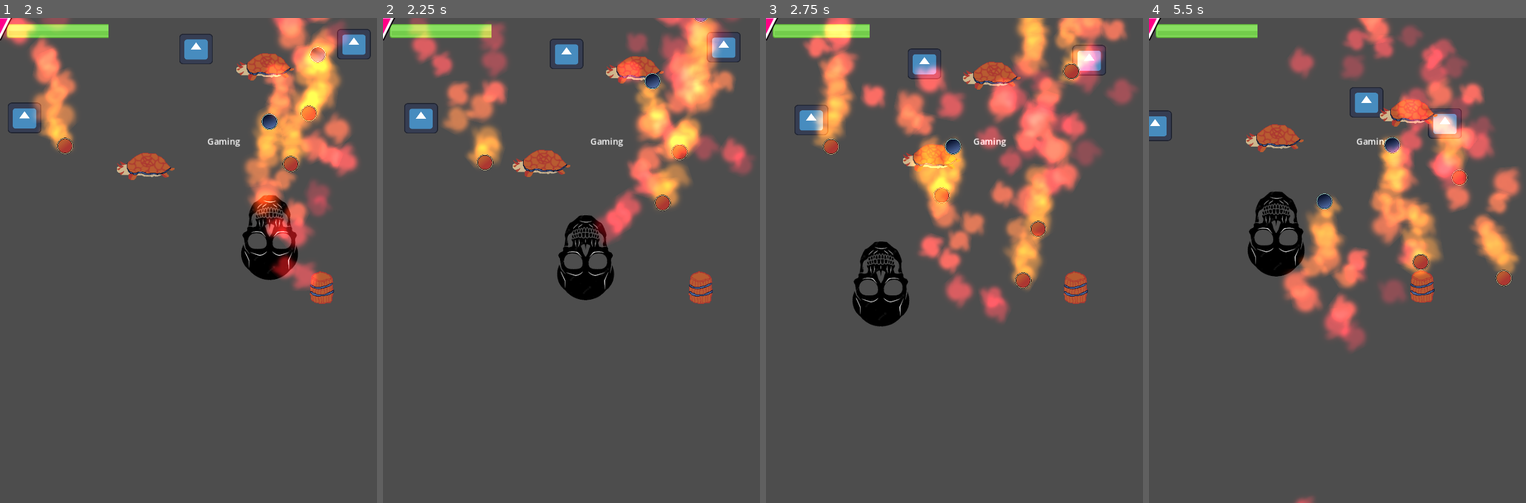
Above: before the commit, frames 1-4 (left to right).
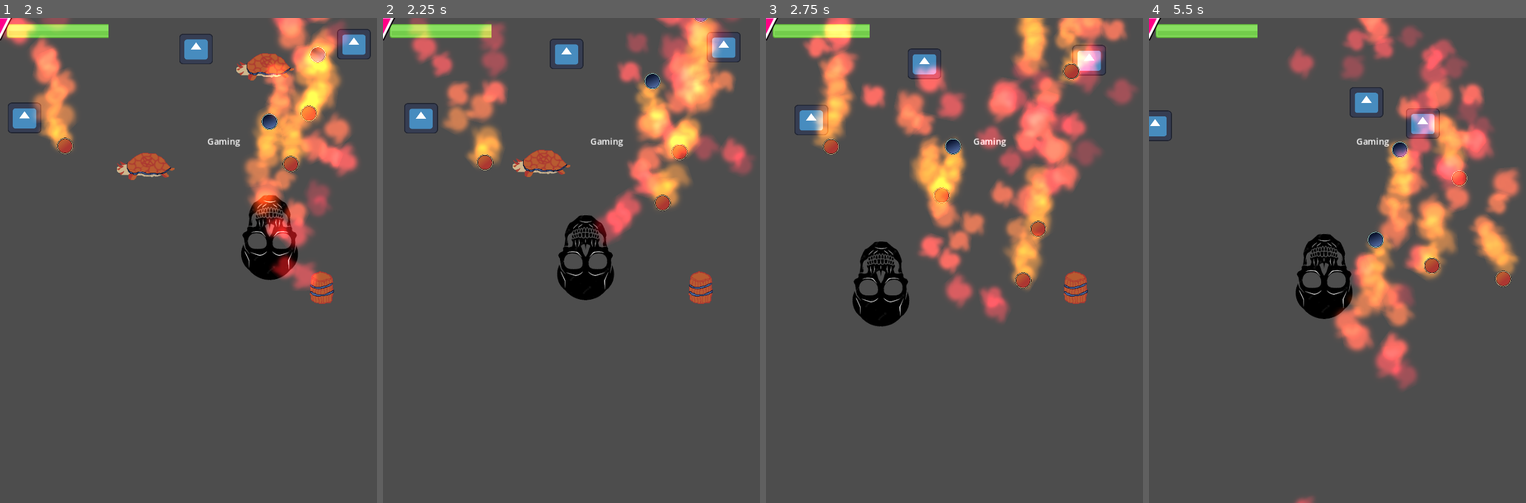
Above: after the commit, the same moments.

Repository: vaarnio/purgatory-gmtk2023
Game: Godot game, scene res://scenes/menu.tscn
Two runs of this game, one before a commit and one after it. Both use one fixed random seed, a clock stepped at 60 frames per second and the inputs below. The engine's default icon, where the game draws it, is replaced by a stand-in: a white triangle on a blue panel in a dark square.
Inputs (mouse positions are in pixels of both pictures, inside the frame that each line leads up to):
- Up to frame 1 (2 s): click "Play" at 0.5 s; tap Enter (ui_accept) at 1.25, 1.52 s; move the mouse to (271, 236) at 1.27 s
- Up to frame 2 (2.25 s): move the mouse to (496, 284) at 2.02 s
- Up to frame 3 (2.75 s): tap Enter (ui_accept) at 2.27 s
- Up to frame 4 (5.5 s): move the mouse to (1375, 153) at 2.77 s; move the mouse to (1318, 357) at 3.52 s; tap Enter (ui_accept) at 3.77, 4.52, 5.27 s; move the mouse to (1450, 333) at 4.27 s; move the mouse to (1224, 187) at 5.02 s

Frame 1 is identical in both runs. In frame 2, 0.5% of the frame differs, in the area x 59-75%, y 7-14%; in frame 3, 1.1%; in frame 4, 15%, in the area x 25-98%, y 14-77%.
Error before the commit: Invalid assignment of property or key 'value' with value of type 'int' on a base object of type 'null instance'. (res://scripts/Player.gd:52)

Commit message:
Blocking enemy now dies when shot, also improvements on end screen

Diff:
--- a/prefabs/blocking_enemy.tscn
+++ b/prefabs/blocking_enemy.tscn
@@ -6,7 +6,7 @@
 [sub_resource type="RectangleShape2D" id="RectangleShape2D_dhs4u"]
 size = Vector2(65, 20)
 
-[node name="blocking_enemy" type="CharacterBody2D"]
+[node name="blocking_enemy" type="CharacterBody2D" groups=["blocking_enemy"]]
 script = ExtResource("1_e1exp")
 
 [node name="Sprite2D" type="Sprite2D" parent="."]
--- a/scenes/gameover.gd
+++ b/scenes/gameover.gd
@@ -8,7 +8,7 @@
 	pass # Replace with function body.
 
 func return_to_menu():
-	SceneController.goto_menu_scene()
+	GameController.menu()
 
 # Called every frame. 'delta' is the elapsed time since the previous frame.
 func _process(delta):
--- a/scripts/Bullet.gd
+++ b/scripts/Bullet.gd
@@ -46,3 +46,5 @@
 		body._despawn()
 	if body.is_in_group("frenemy") and self.type == "AttackBullet":
 		body.hit()
+	if body.is_in_group("blocking_enemy") and self.type == "AttackBullet":
+		body.hit()
--- a/scripts/Player.gd
+++ b/scripts/Player.gd
@@ -6,8 +6,6 @@
 
 @onready
 var timer = $Timer
-@onready
-var healthbar = get_parent().get_node("hud/HealthDisplay/HealthBar")
 const obj_bullet = preload("res://scenes/bullet.tscn")
 var rng = RandomNumberGenerator.new()
 var attacked = false
@@ -49,4 +47,3 @@
 
 func on_Timer_timeout():
 	PlayerVariables.take_damage(5)
-	healthbar.value = PlayerVariables.health
--- a/scripts/autoload/game_controller.gd
+++ b/scripts/autoload/game_controller.gd
@@ -20,3 +20,9 @@
 
 func gameover():
 	SceneController.goto_gameover_scene()
+
+func menu():
+	SceneController.goto_menu_scene()
+	PlayerVariables.health = 100
+	PlayerVariables.max_health = 100
+	self.set_score(0)
--- a/scripts/blocking_enemy.gd
+++ b/scripts/blocking_enemy.gd
@@ -20,6 +20,9 @@
 	# look_at(target)
 	if position.distance_to(target) > 5:
 		move_and_slide()
+
+func hit():
+	self.get_parent().remove_child(self)
 
 func roam():
 	print("mingling")
Not shown: 1 places in prefabs/blocking_enemy.tscn that only renumber resources
